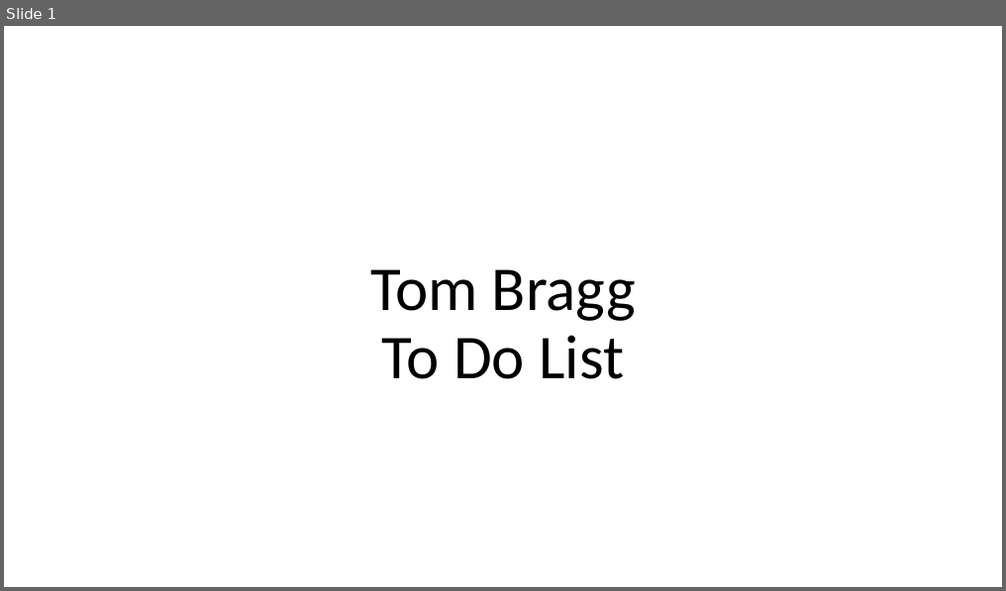
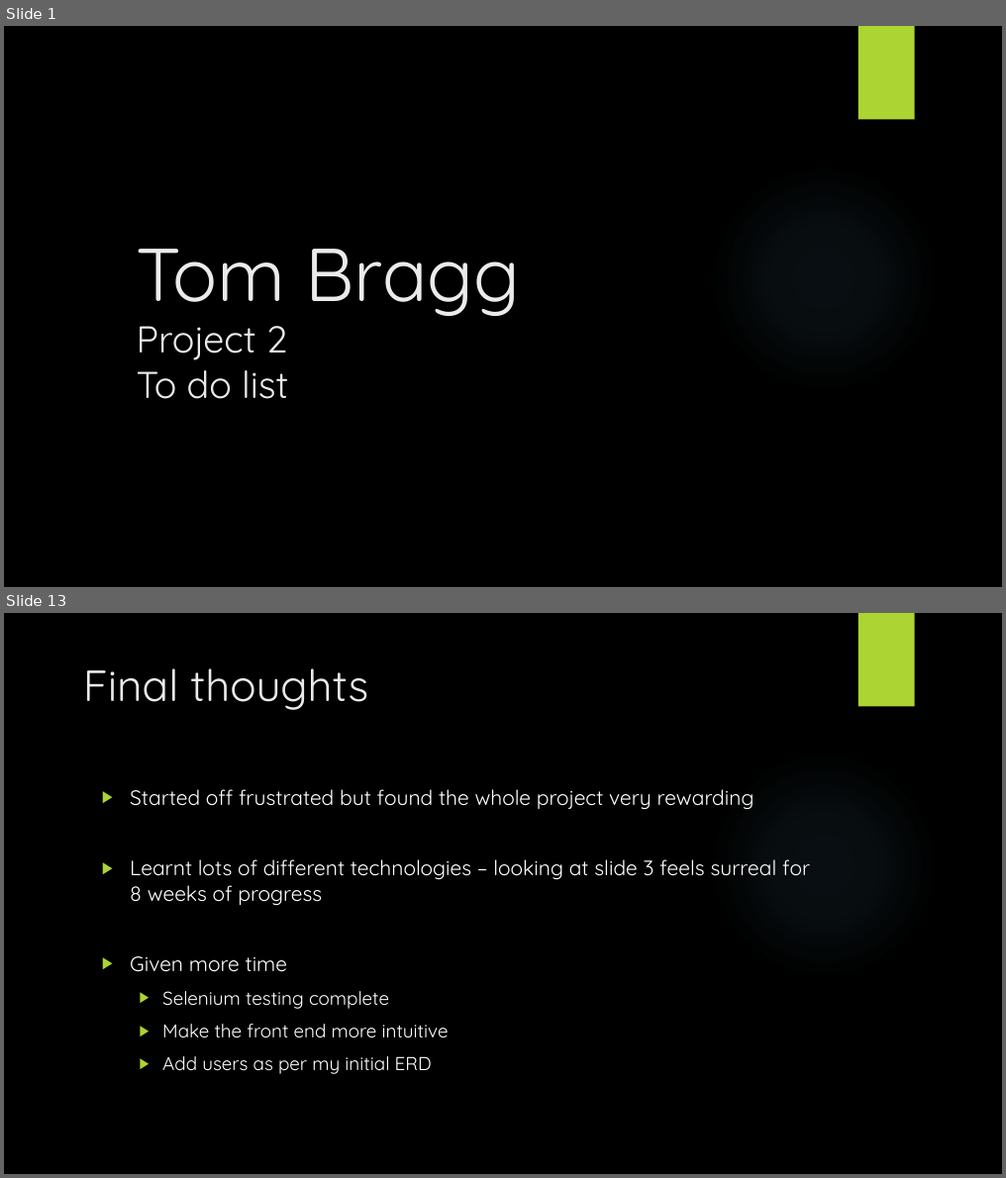
Before and after one commit to TomBraggg/ToDoList, a slide deck: Documentation/TDL presentation.pptx. Shown one above the other, each under a label of ours: slide 1 before the commit, slides 1 and 13 after it; the slides between them are not shown. The pictures are 1006x591 and 1006x1178 pixels, drawn with LibreOffice and Linux fonts; fonts in the diff are those of the drawing; background and template pictures are left out. Boxes give left, top, right and bottom in pixels: in the first picture for what was removed or moved away, otherwise in the second. Text is boxed around its words. In the diff, an @@ line names an element or a change of style, - is before the commit and + after.

```diff
--- a/Documentation/TDL presentation.pptx
+++ b/Documentation/TDL presentation.pptx
@@ slide 13 added at box(4, 613, 1002, 1174), background picture (left out); not listed: 2 template elements that a slide beside it also shows @@
@@ title added at box(83, 668, 368, 710), 42 pt, text #EBEBEB @@
+Final thoughts
@@ text added at box(130, 789, 810, 1074), 20 pt, text #FFFFFF @@
+▶ Started off frustrated but found the whole project very rewarding
+▶ Learnt lots of different technologies – looking at slide 3 feels surreal for 8 weeks of progress
+▶ Given more time
+  ▶ Selenium testing complete
+  ▶ Make the front end more intuitive
+  ▶ Add users as per my initial ERD
@@ slide 1 changed as well @@
@@ background #FFFFFF to picture (left out) @@
@@ rectangle added at box(858, 26, 915, 120), fill #ACD433 @@
@@ ellipse added at box(709, 163, 939, 393), fill gradient #7AC4F0 @@
@@ title at box(137, 249, 521, 399): text changed; size 60 to 36 pt; font Calibri to Quicksand; text colour #000000 to #EBEBEB @@
-Tom Bragg
-To Do List
+Tom Bragg
+Project 2
+To do list
```
Also in this commit, not shown: 4 other slides changed, 7 other slides added, 4 slides removed, 4 other files.
